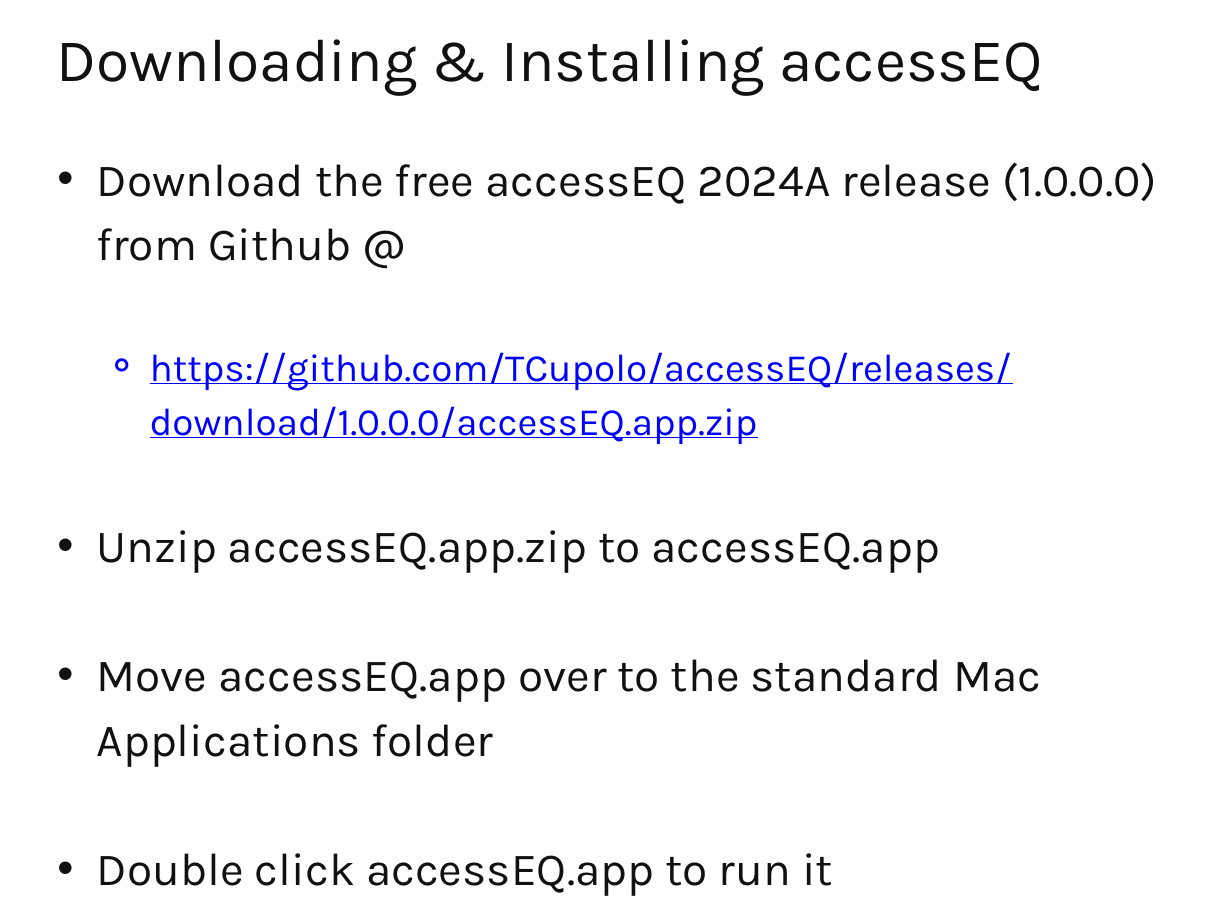
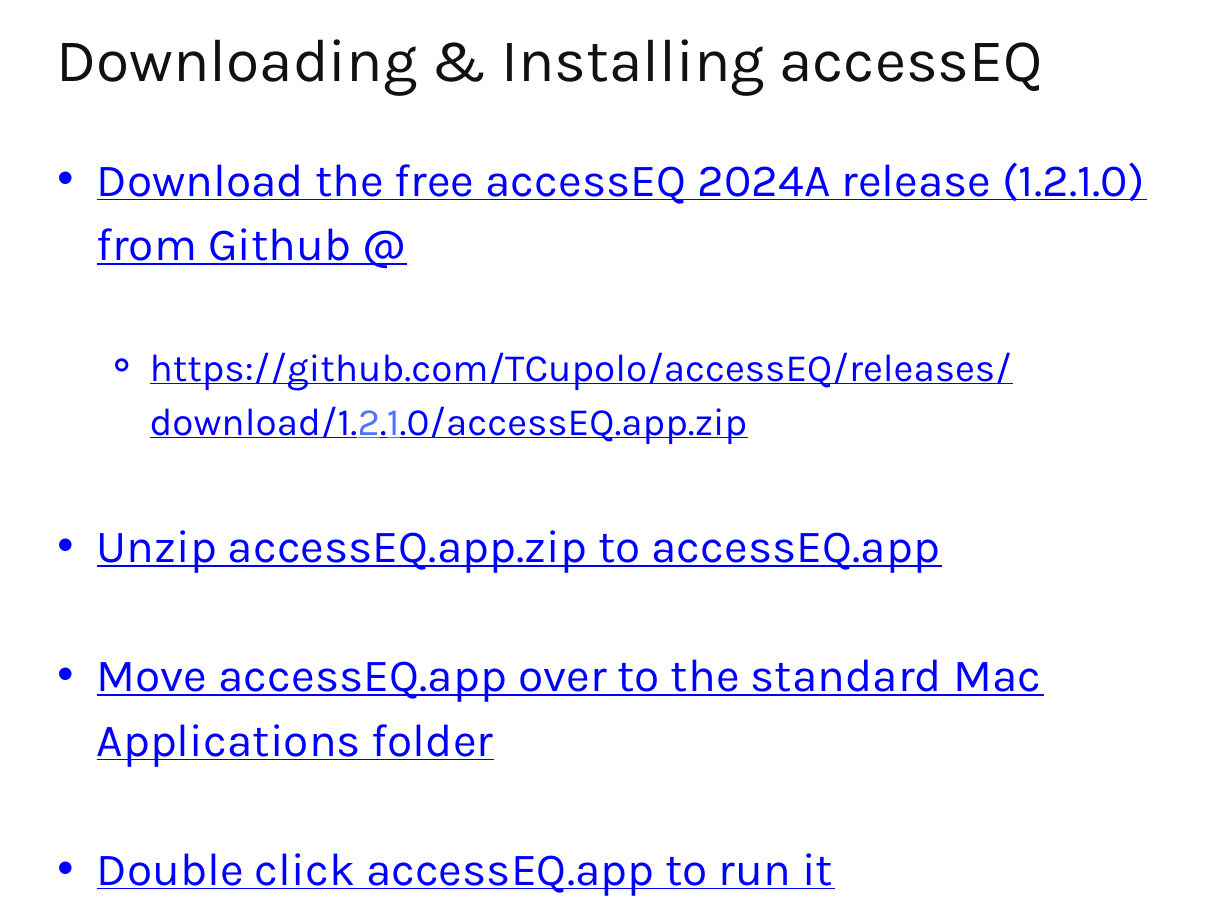
Before and after one commit to TCupolo/accessEQ, a slide deck: slide 4 of Docs/Introducing accessEQ.pptx. Drawn at 1232x924 pixels with LibreOffice and Linux fonts; fonts in the diff are those of the drawing. Boxes give left, top, right and bottom in pixels: in the first picture for what was removed or moved away, otherwise in the second. Text is boxed around its words. In the diff, an @@ line names an element or a change of style, - is before the commit and + after.

```diff
--- a/Docs/Introducing accessEQ.pptx
+++ b/Docs/Introducing accessEQ.pptx
@@ text at (97,162,1145,444): text changed @@
-  • Download the free accessEQ 2024A release (1.0.0.0) from Github @
-    ⚬ https://github.com/TCupolo/accessEQ/releases/download/1.0.0.0/accessEQ.app.zip
+  • Download the free accessEQ 2024A release (1.2.1.0) from Github @
+    ⚬ https://github.com/TCupolo/accessEQ/releases/download/1.2.1.0/accessEQ.app.zip
@@ text at (97,530,1041,896): text colour #111111 to #0000FF, underline on in "Unzip accessEQ.app.zip to accessEQ.app", "Move accessEQ.app over to the standard Mac ...", "Double click accessEQ.app to run it" @@
```
Also in this commit, not shown: 9 other slides changed, 1 slide added, 2 other files.
